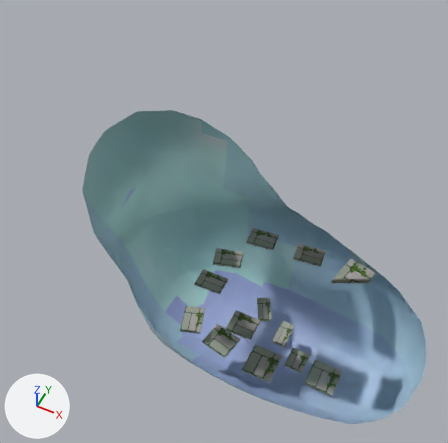
The Blender file assets/scene.blend as it was, and as the next commit left it.
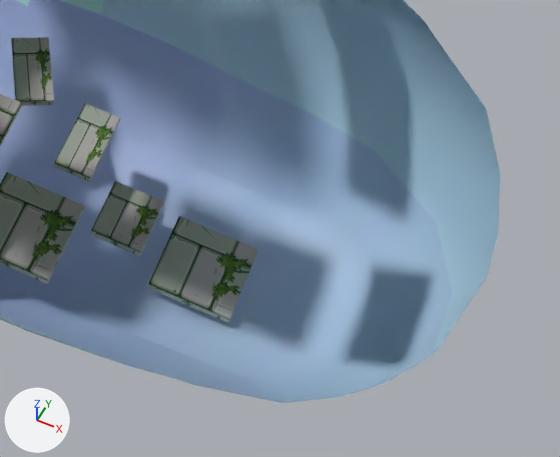
Each version is shown from a 50 mm lens placed at (13.3, -92.9, 169.0), pointed at (-42.0, 17.7, 30.8), then close up on the part from 56% to 100% of the width and 64% to 100% of the height. The lights are fixed; the arrows at lower left show +X, +Y and +Z. Everything nearer to the camera than a plane just in front of the edit is cut away.
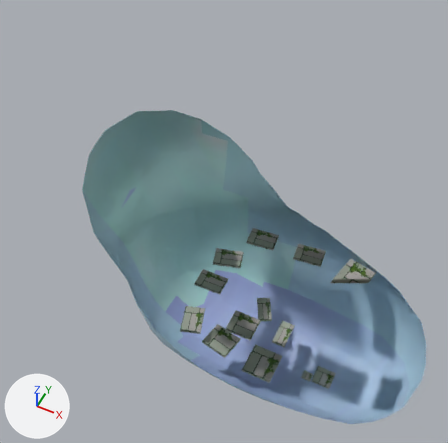
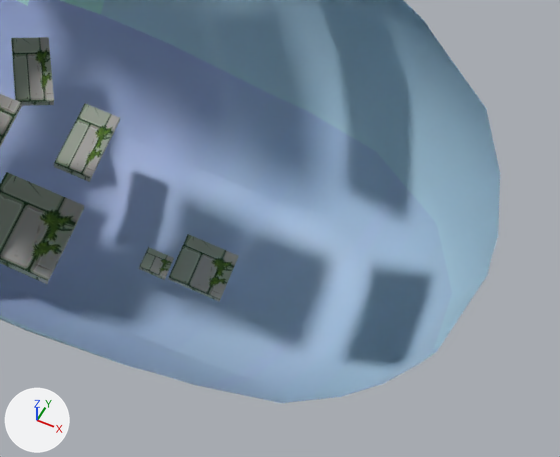
Pixel boxes [x1, y1, x2, y2] of what changed, in the close-ups (560 x 457 px):
'Cube.001', moved, rescaled (36% narrower, 36% shorter): before [148, 216, 258, 323]; after [168, 234, 238, 302]
'Cube', moved, rescaled (52% narrower, 55% shorter): before [90, 181, 164, 256]; after [139, 247, 174, 280]

Patch to the scene script:
```diff
--- a/assets/scene.blend.py
+++ b/assets/scene.blend.py
@@ ob_cube @@
 ob_cube = bpy.data.objects.new('Cube', me_cube_002)
-ob_cube.location = (-8.8, 0.0, 3.0)
-ob_cube.scale = (2.73, 3.26, 0.426)
+ob_cube.location = (-4.4, -2.4, 0.9)
+ob_cube.scale = (1.4, 1.25, 0.226)
@@ ob_cube_001 @@
 ob_cube_001 = bpy.data.objects.new('Cube.001', me_cube_003)
-ob_cube_001.location = (0.0, 0.0, -0.4)
-ob_cube_001.scale = (4.39, 4.39, 0.393)
+ob_cube_001.location = (0.0, 0.0, -0.2)
+ob_cube_001.scale = (2.8, 2.78, 0.2)
```
